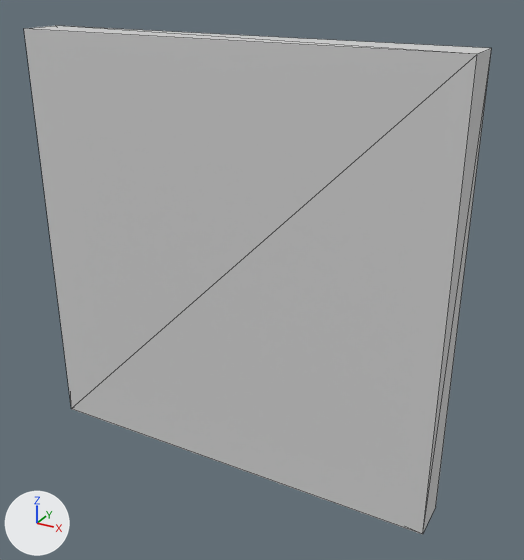
The OBJ model ProyectoGrafica/res/Muro.obj: old version first, new version second.
The view is the same before and after, from a 50 mm lens placed at (3.77, -6.19, 5.39), pointed at (0.32, 0.09, 2.26). The axes (+X, +Y, +Z) are drawn at lower left. The lights are the same throughout. Mesh edges are drawn as thin lines. Where no turn or scale is listed for an object, it has been applied to the vertices.
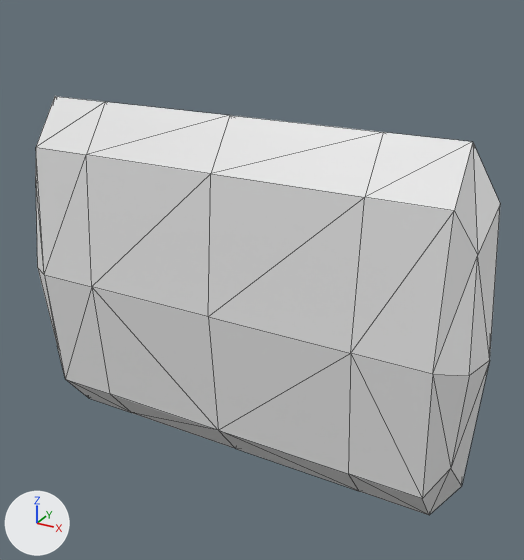
Where the change shows, as pixel boxes [x1, y1, x2, y2] in the pictures (524 x 560 px):
'Cube', reshaped (18% shorter)
    before: [24, 25, 491, 535]
    after: [36, 96, 500, 515]

The change, as a list of edits to the scene's bpy script:
```text
Change me_cube:
    used by ob_cube; location = (0.0, 0.0, 0.0)
    remove me_cube.from_pydata(...)  # 8 vertices, 12 faces; spans x -2.4..2.4, y -0.24..0.24, z -0.06..4.74
    remove me_cube.materials.append(mat_material)  # light grey #d1d1d1
    add me_cube.from_pydata(...)  # 58 vertices, 112 faces; spans x -2.61..2.78, y -0.5..0.5, z 0.0..4.0
    me_cube part 1: the whole mesh is rebuilt
```
